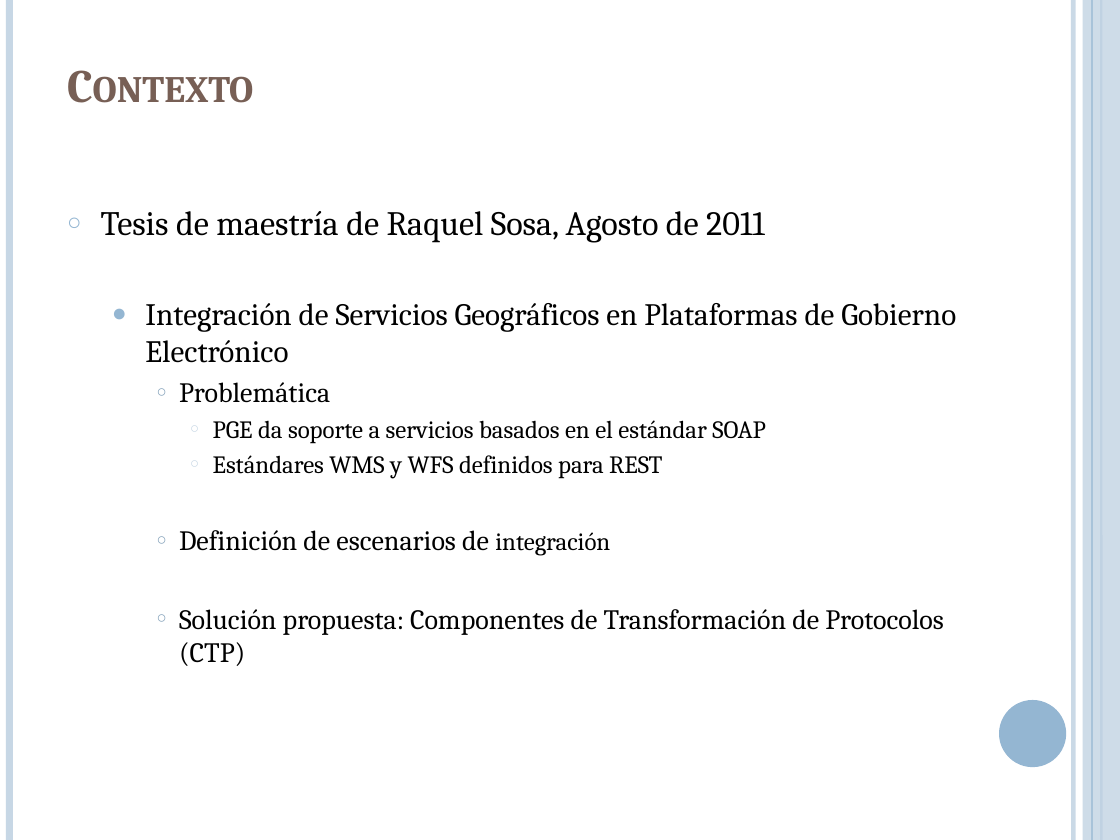
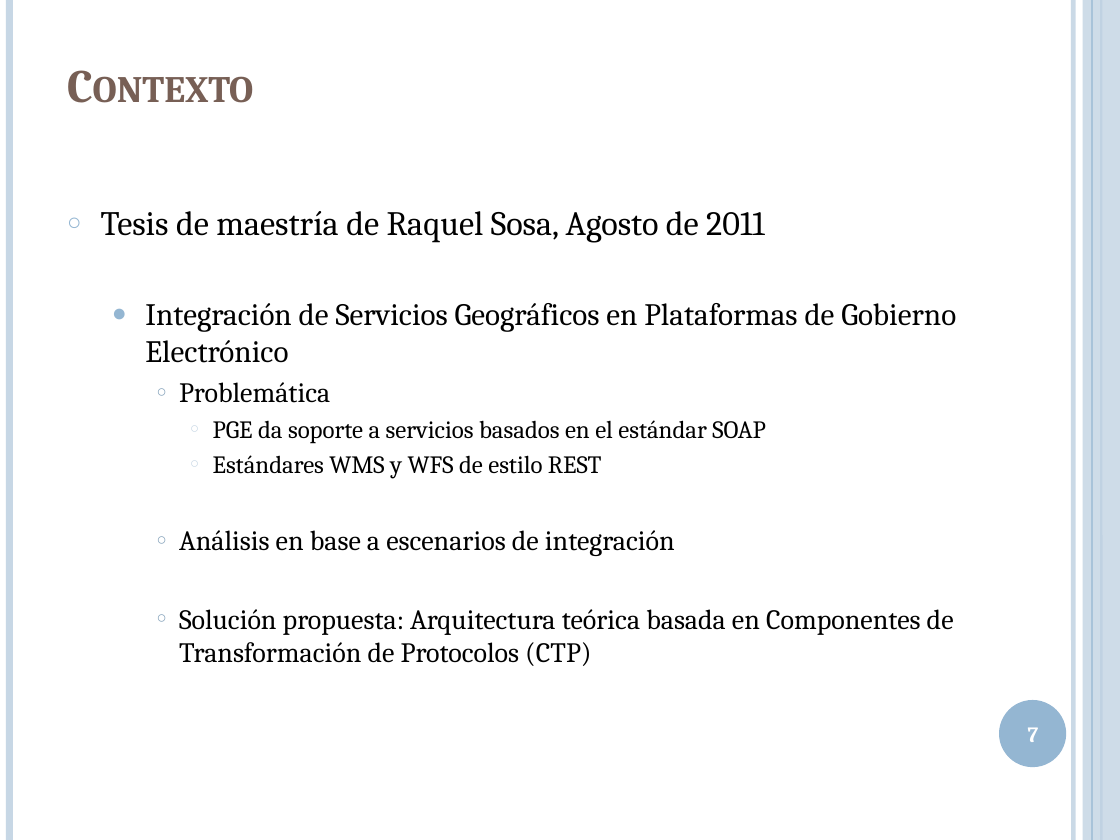
Before and after one commit to lcpaso1/integracion-gis-pge, a slide deck: slide 7 of Presentacion.pptx. Drawn at 1120x840 pixels with LibreOffice and Linux fonts; fonts in the diff are those of the drawing. Boxes give left, top, right and bottom in pixels: in the first picture for what was removed or moved away, otherwise in the second. Text is boxed around its words. In the diff, an @@ line names an element or a change of style, - is before the commit and + after.

```diff
--- a/Presentacion.pptx
+++ b/Presentacion.pptx
@@ text at <box>179,455,954,666</box>: text changed @@
-      ○ Estándares WMS y WFS definidos para REST
-    ○ Definición de escenarios de integración
-    ○ Solución propuesta: Componentes de Transformación de Protocolos (CTP)
+      ○ Estándares WMS y WFS de estilo REST
+    ○ Análisis en base a escenarios de integración
+    ○ Solución propuesta: Arquitectura teórica basada en Componentes de Transformación de Protocolos (CTP)
@@ page number added at <box>1028,727,1039,742</box>, 14 pt, text #FFFFFF, bold @@
+7
```
Also in this commit, not shown: 24 other slides changed, 5 slides added, 4 slides removed.
